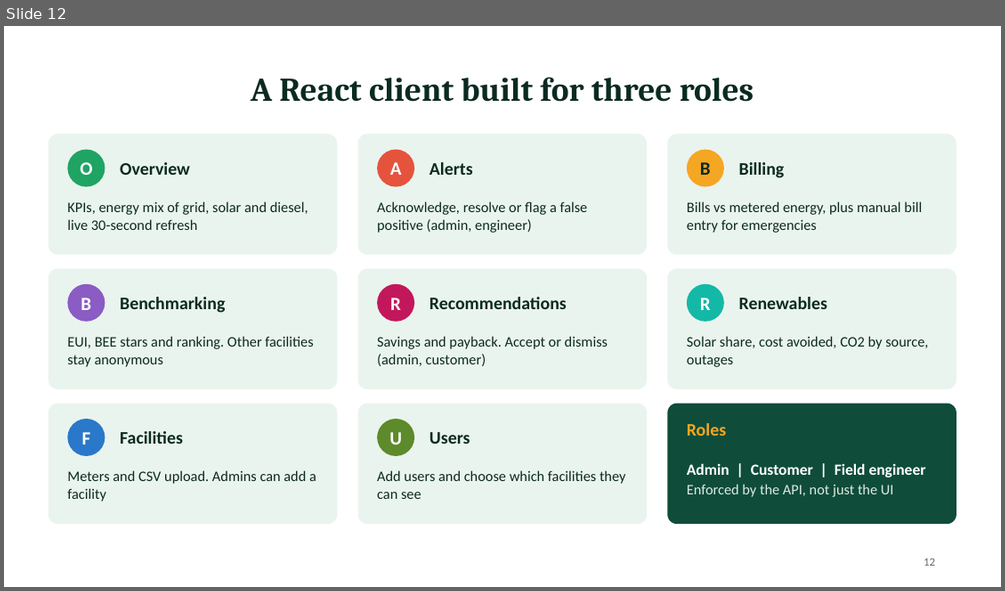
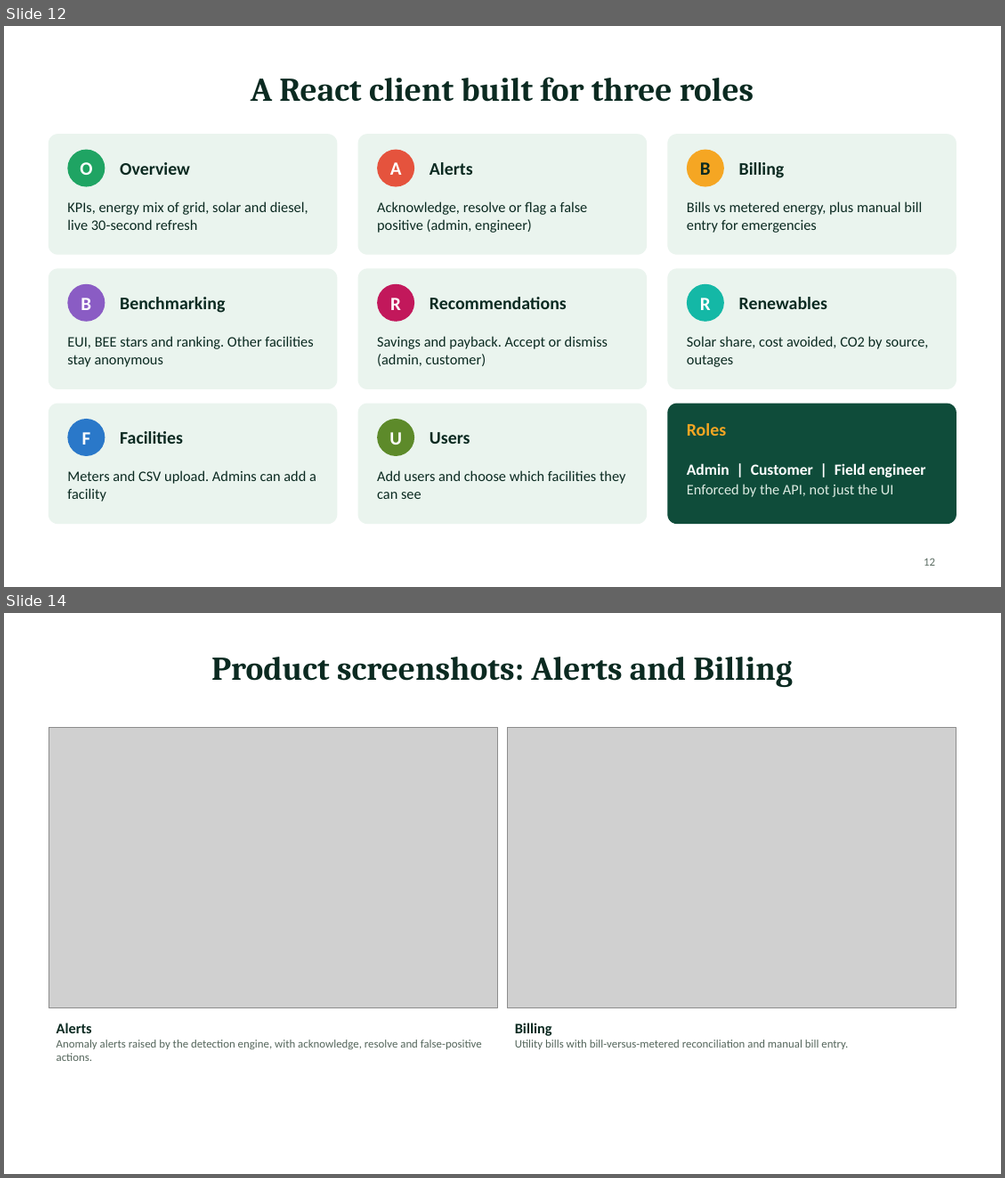
Before and after one commit to Priyanshu2068/mca2-fsdpython-greengrid, a slide deck: docs/GreenGrid_Presentation_v3.pptx. Shown one above the other, each under a label of ours: slide 12 before the commit, slides 12 and 14 after it; the slides between them are not shown. The pictures are 1005x591 and 1005x1178 pixels, drawn with LibreOffice and Linux fonts; fonts in the diff are those of the drawing; grey boxes stand for pictures. Boxes give left, top, right and bottom in pixels: in the first picture for what was removed or moved away, otherwise in the second. Text is boxed around its words. In the diff, an @@ line names an element or a change of style, - is before the commit and + after.

Commit message:
docs: add application screenshots to project document and presentation

```diff
--- a/docs/GreenGrid_Presentation_v3.pptx
+++ b/docs/GreenGrid_Presentation_v3.pptx
@@ slide 14 added at (4, 613, 1001, 1174), background #FFFFFF @@
@@ title added at (211, 657, 792, 688), 32 pt, text #0B2A21, bold @@
+Product screenshots: Alerts and Billing
@@ picture added at (48, 728, 498, 1008) @@
@@ picture added at (507, 728, 956, 1008) @@
@@ text added at (57, 1022, 482, 1061), 11 pt, text #55665C @@
+Alerts
+Anomaly alerts raised by the detection engine, with acknowledge, resolve and false-positive actions.
@@ text added at (515, 1022, 848, 1049), 11 pt, text #55665C @@
+Billing
+Utility bills with bill-versus-metered reconciliation and manual bill entry.
```
Also in this commit, not shown: 3 other slides added, 3 other files.
